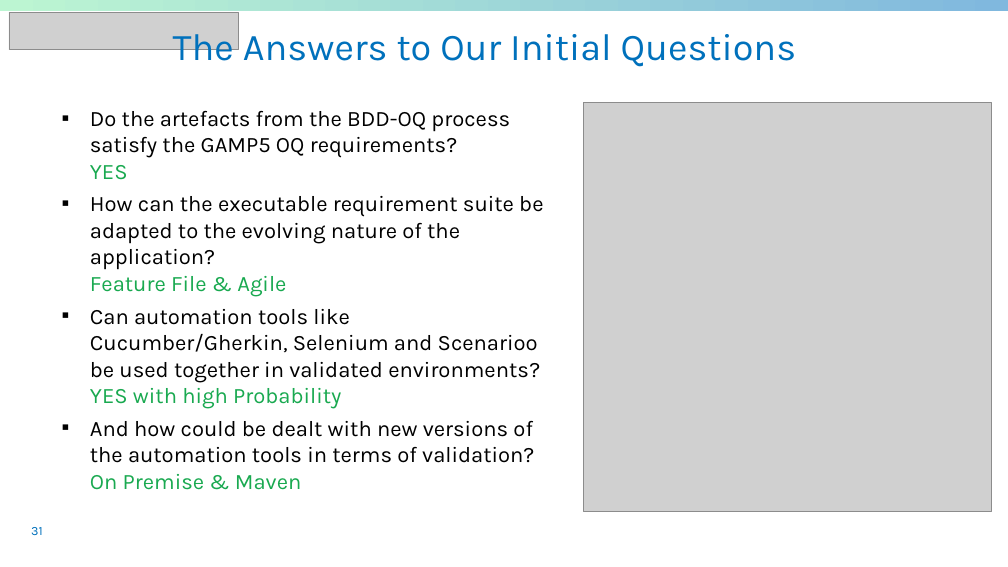
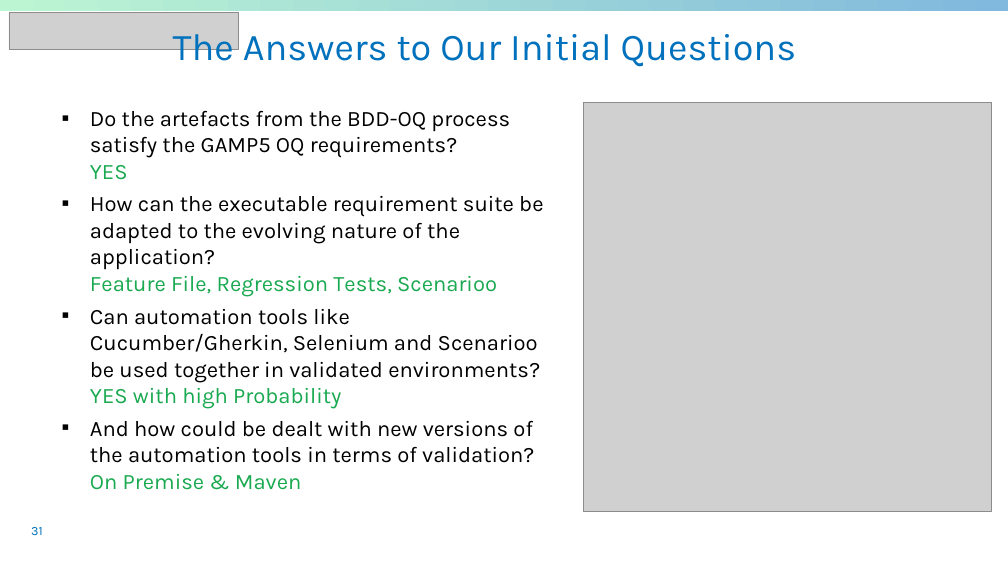
Before and after one commit to sableu/BDD4OQ, a slide deck: slide 31 of thesis/Presentation/FinalPresentation.pptx. Drawn at 1008x567 pixels with LibreOffice and Linux fonts; fonts in the diff are those of the drawing; grey boxes stand for pictures; background and template pictures are left out. Boxes give left, top, right and bottom in pixels: in the first picture for what was removed or moved away, otherwise in the second. Text is boxed around its words. In the diff, an @@ line names an element or a change of style, - is before the commit and + after.

```diff
--- a/thesis/Presentation/FinalPresentation.pptx
+++ b/thesis/Presentation/FinalPresentation.pptx
@@ text at bbox=[90, 196, 543, 297]: text changed @@
-▪ How can the executable requirement suite be adapted to the evolving nature of the application?
-  Feature File & Agile
+▪ How can the executable requirement suite be adapted to the evolving nature of the application?
+  Feature File, Regression Tests, Scenarioo
```
Also in this commit, not shown: 1 other file.
